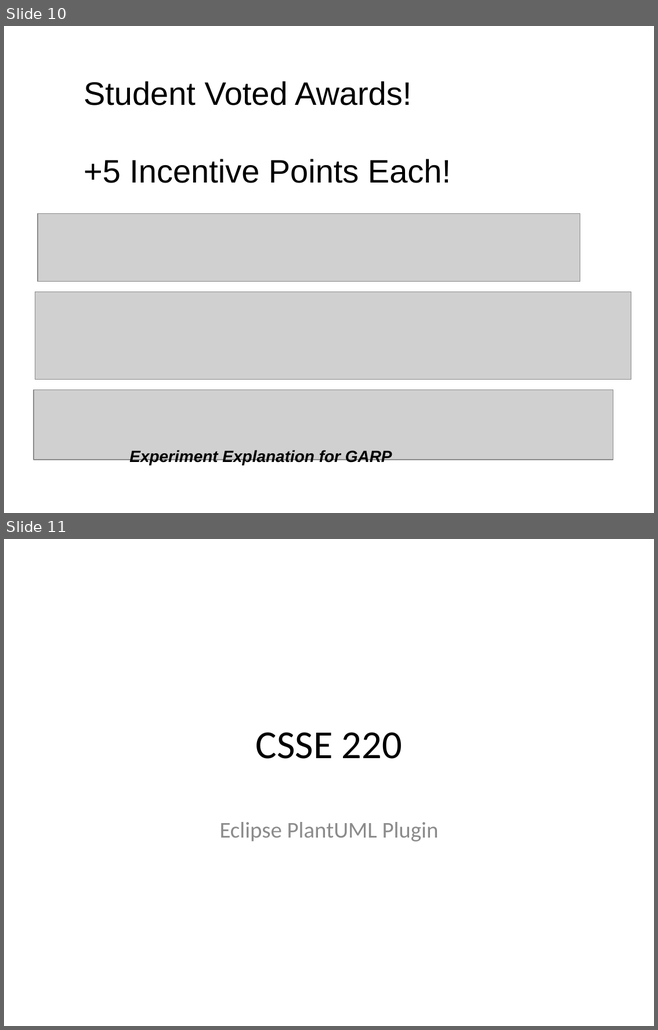
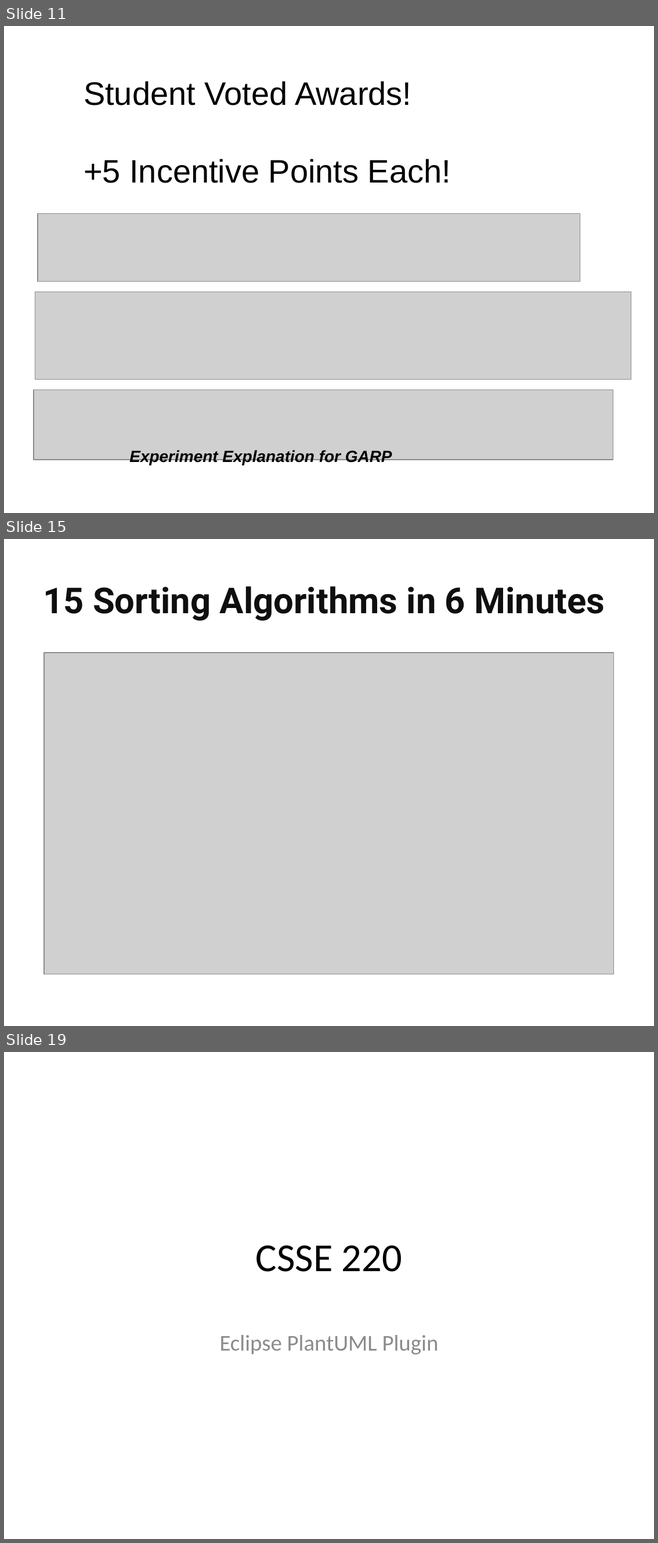
Before and after one commit to RHIT-CSSE/csse220, a slide deck: ClassMaterials/ProjectPresentations/PresentationGuidelinesAndPlantUMLEclipsePlugin.pptx. Shown one above the other, each under a label of ours: slides 10 and 11 before the commit, slides 11, 15 and 19 after it; the slides between them are not shown. The pictures are 658x1030 and 658x1543 pixels, drawn with LibreOffice and Linux fonts; fonts in the diff are those of the drawing; grey boxes stand for pictures. Boxes give left, top, right and bottom in pixels: in the first picture for what was removed or moved away, otherwise in the second. Text is boxed around its words. In the diff, an @@ line names an element or a change of style, - is before the commit and + after.

```diff
--- a/ClassMaterials/ProjectPresentations/PresentationGuidelinesAndPlantUMLEclipsePlugin.pptx
+++ b/ClassMaterials/ProjectPresentations/PresentationGuidelinesAndPlantUMLEclipsePlugin.pptx
@@ slide 15 added at <box>4,539,654,1026</box>, background #FFFFFF @@
@@ title added at <box>43,586,605,621</box>, 39.6 pt, text #0F0F0F, bold @@
+15 Sorting Algorithms in 6 Minutes
@@ picture added at <box>44,653,614,974</box> @@
@@ what was slide 10 is now slide 11 @@
@@ what was slide 11 is now slide 19 @@
```
Also in this commit, not shown: 2 slides changed, 7 other slides added, 5 other files.
